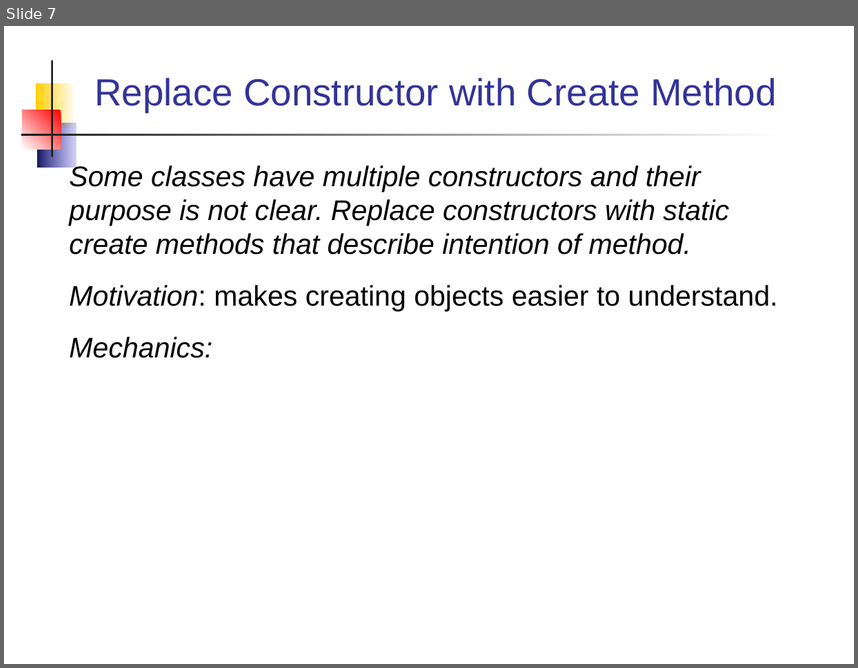
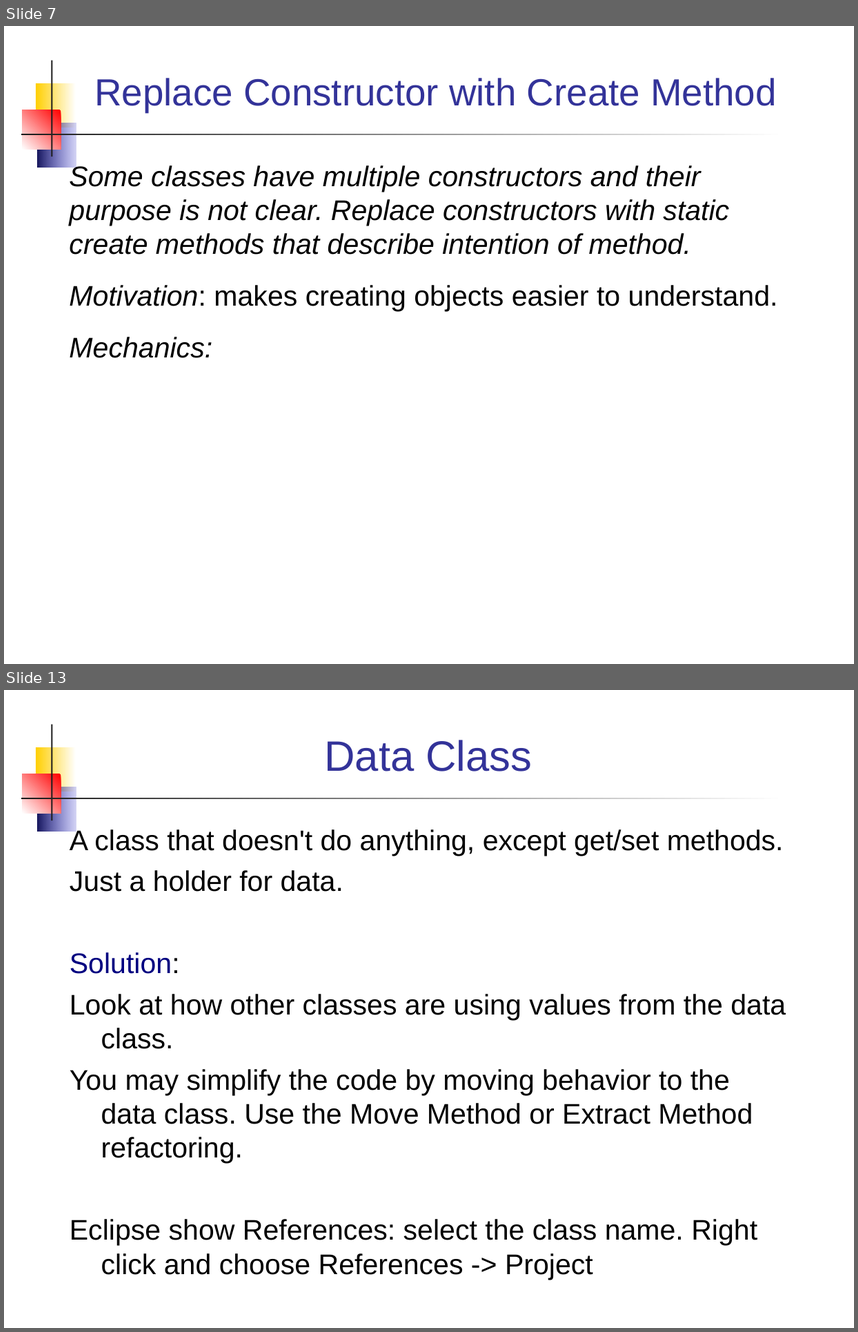
Before and after one commit to jbrucker/SoftwareProcess, a slide deck: week12/Refactoring Patterns.ppt. Shown one above the other, each under a label of ours: slide 7 before the commit, slides 7 and 13 after it; the slides between them are not shown. The pictures are 858x668 and 858x1332 pixels, drawn with LibreOffice and Linux fonts; fonts in the diff are those of the drawing. Boxes give left, top, right and bottom in pixels: in the first picture for what was removed or moved away, otherwise in the second. Text is boxed around its words. In the diff, an @@ line names an element or a change of style, - is before the commit and + after.

Commit message:
add code smells to refactoring slides

```diff
--- a/week12/Refactoring Patterns.ppt
+++ b/week12/Refactoring Patterns.ppt
@@ slide 13 added at (4, 690, 854, 1328), background #FFFFFF; not listed: 5 template elements that a slide beside it also shows @@
@@ title added at (324, 740, 532, 771), 36 pt, text #333399 @@
+Data Class
@@ text added at (70, 827, 786, 1279), 24 pt, text #000000 @@
+A class that doesn't do anything, except get/set methods.
+Just a holder for data.
+Solution:
+Look at how other classes are using values from the data class.
+You may simplify the code by moving behavior to the data class. Use the Move Method or Extract Method refactoring.
+Eclipse show References: select the class name. Right click and choose References -> Project
```
Also in this commit, not shown: 2 slides changed, 8 other slides added, 26 other files.
